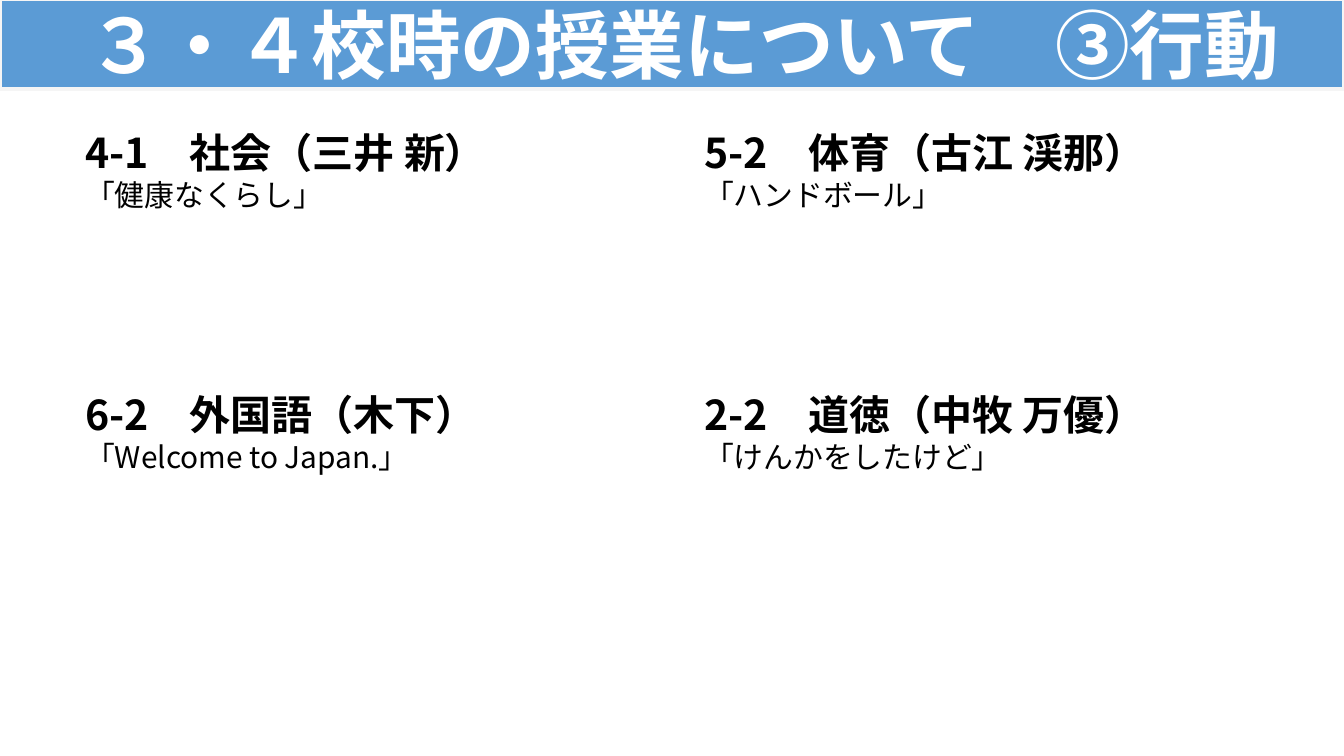
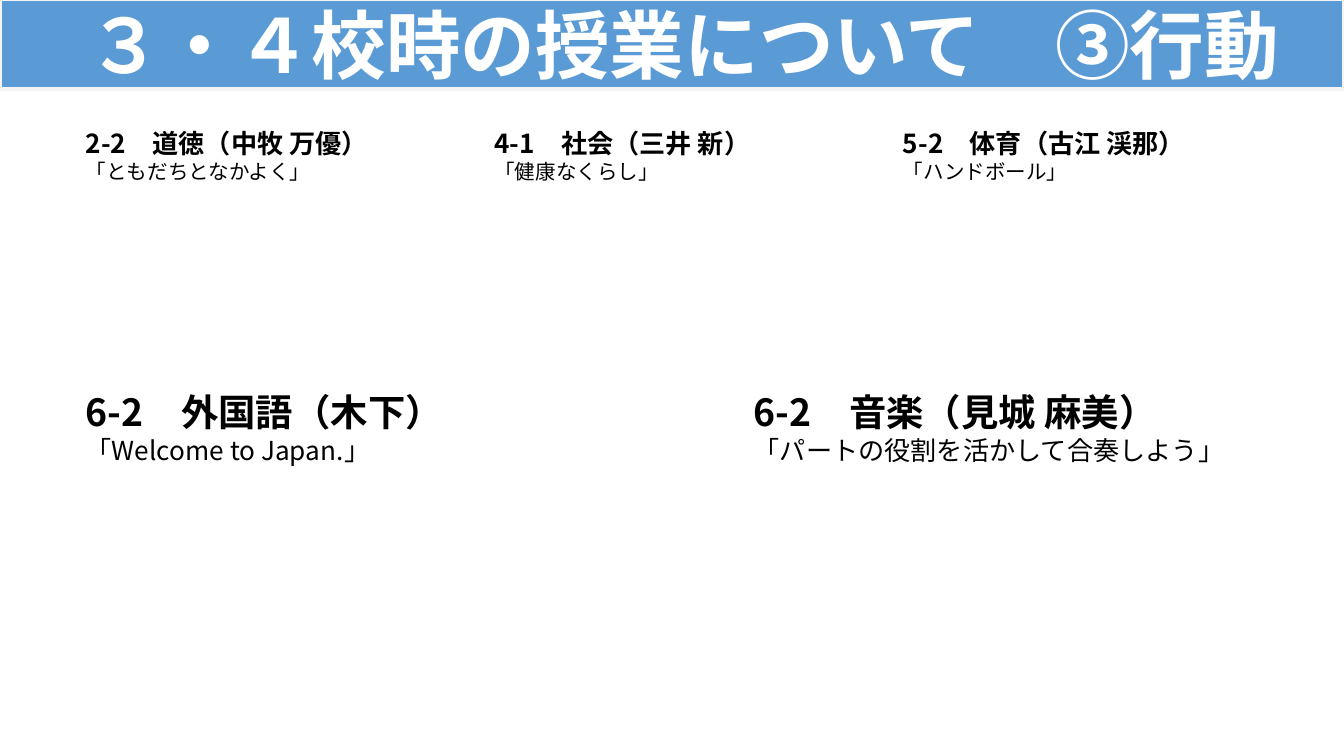
Before and after one commit to contynet730-star/con30, a slide deck: slide 10 of output/★指導課訪問★３・４校時指導助言資料（例）.pptx. Drawn at 1344x756 pixels with LibreOffice and Linux fonts; fonts in the diff are those of the drawing. Boxes give left, top, right and bottom in pixels: in the first picture for what was removed or moved away, otherwise in the second. Text is boxed around its words. In the diff, an @@ line names an element or a change of style, - is before the commit and + after.

```diff
--- a/output/★指導課訪問★３・４校時指導助言資料（例）.pptx
+++ b/output/★指導課訪問★３・４校時指導助言資料（例）.pptx
@@ text "2-2 道徳（中牧 万優）": place and size @@
-text "2-2 道徳（中牧 万優）" at (704,395,1146,471)
+text "2-2 道徳（中牧 万優）" at (86,130,367,181)
@@ text at (86,130,367,156): size 22 to 14 pt in "2-2 道徳（中牧 万優）" @@
@@ text "4-1 社会（三井 新）": place and size @@
-text "4-1 社会（三井 新）" at (85,133,486,209)
+text "4-1 社会（三井 新）" at (494,130,750,181)
@@ text "4-1 社会（三井 新）" at (494,130,750,181): size 22 to 14 pt in "4-1 社会（三井 新）"; size 16 to 11 pt in "「健康なくらし」" @@
@@ text "5-2 体育（古江 渓那）": place and size @@
-text "5-2 体育（古江 渓那）" at (704,133,1146,209)
+text "5-2 体育（古江 渓那）" at (903,130,1185,181)
@@ text "5-2 体育（古江 渓那）" at (903,130,1185,181): size 22 to 14 pt in "5-2 体育（古江 渓那）"; size 16 to 11 pt in "「ハンドボール」" @@
@@ text at (86,161,311,181): text changed; size 16 to 11 pt @@
-「けんかをしたけど」
+「ともだちとなかよく」
@@ text "6-2 外国語（木下）" at (86,394,443,466): size 22 to 20 pt in "6-2 外国語（木下）"; size 16 to 14 pt in "「Welcome to Japan.」" @@
@@ text added at (754,394,1224,463), 14 pt, text #000000 @@
+6-2 音楽（見城 麻美）
+「パートの役割を活かして合奏しよう」
```
Also in this commit, not shown: 3 other slides changed.
